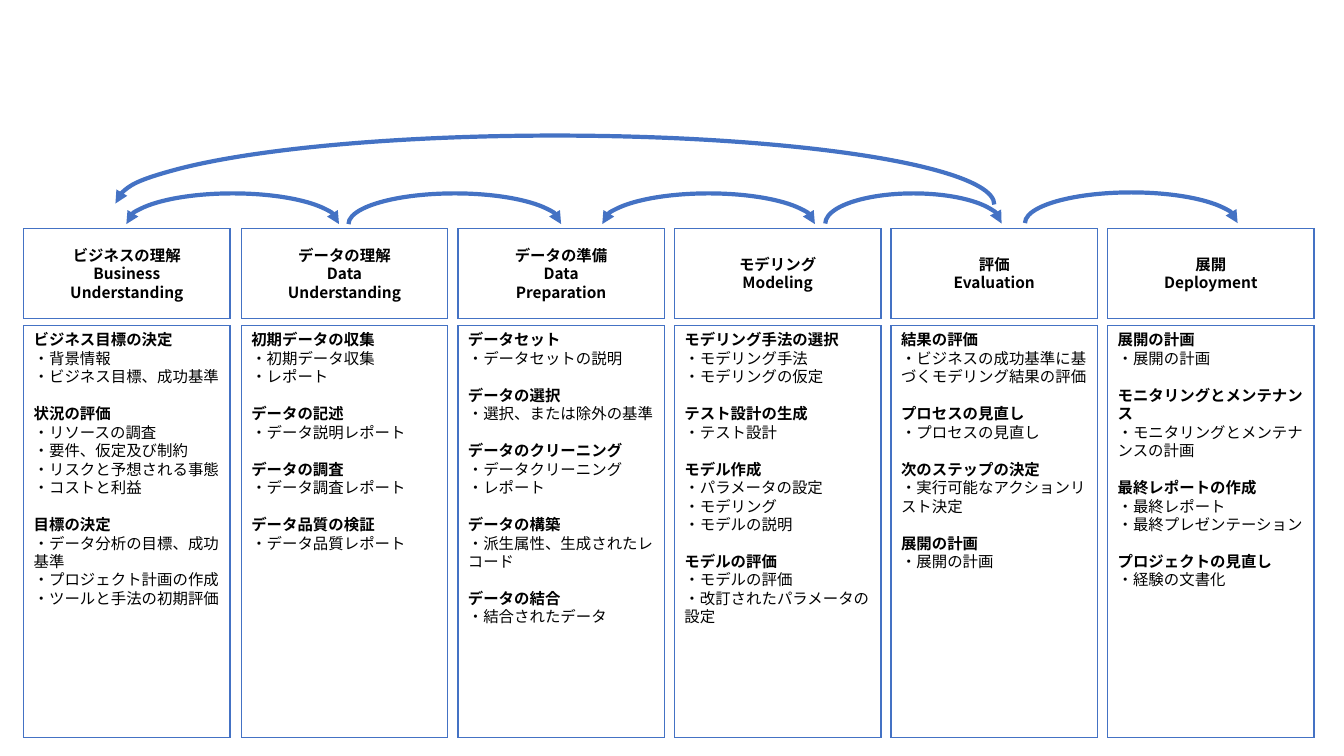
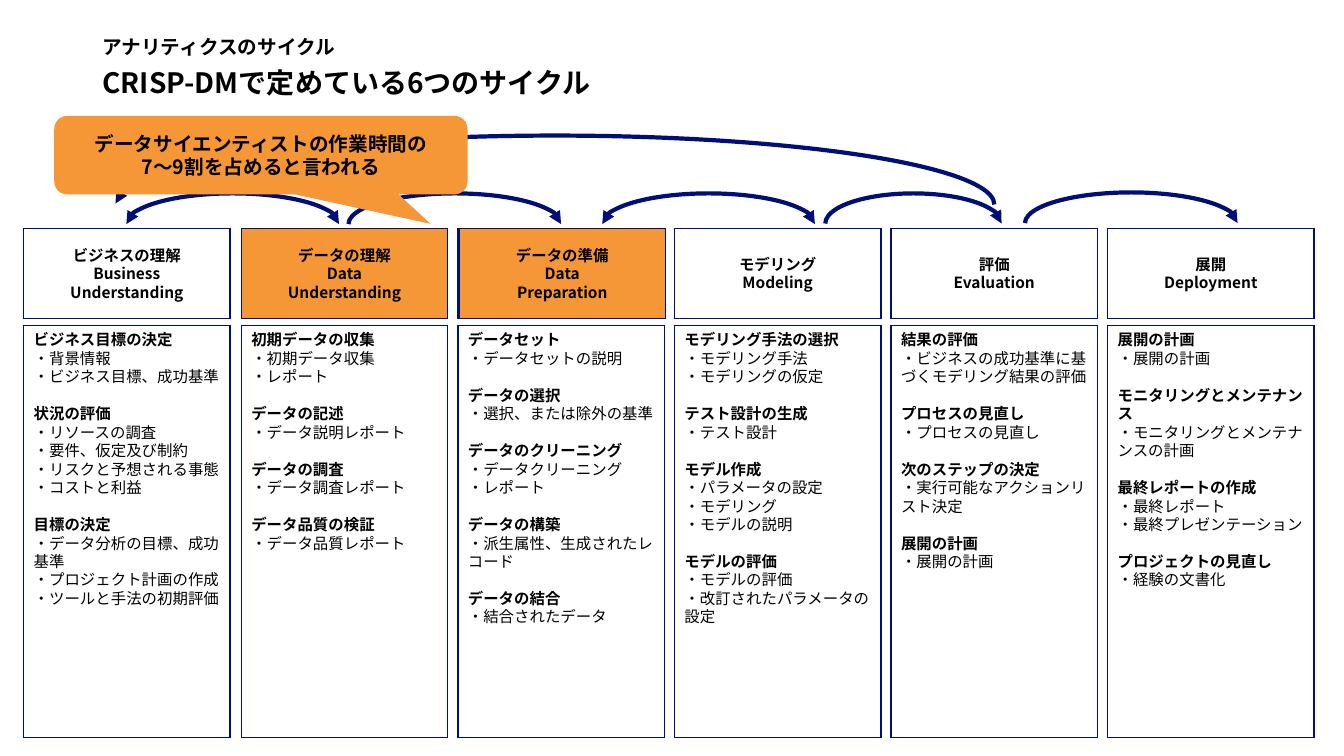
Before and after one commit to eifaookfue/RLibrary, a slide deck: slide 2 of presentation/発表構成.pptx (slide 1 before the commit). Drawn at 1344x756 pixels with LibreOffice and Linux fonts; fonts in the diff are those of the drawing. Boxes give left, top, right and bottom in pixels: in the first picture for what was removed or moved away, otherwise in the second. Text is boxed around its words. In the diff, an @@ line names an element or a change of style, - is before the commit and + after.

```diff
--- a/presentation/発表構成.pptx
+++ b/presentation/発表構成.pptx
@@ title added at (102, 38, 335, 56), 14 pt, text #000000, bold @@
+アナリティクスのサイクル
@@ text added at (102, 69, 590, 96), 20 pt, text #000000, bold @@
+CRISP-DMで定めている6つのサイクル
@@ rounded speech box added at (54, 116, 468, 195), fill #F59637, 14 pt, text #000000, bold @@
+データサイエンティストの作業時間の
+7～9割を占めると言われる
@@ outline #4472C4 3 pt to #000F78 3 pt in 6 elements at (126, 194, 339, 255), (603, 194, 816, 255), (349, 194, 562, 255), (826, 194, 1002, 254), (1025, 193, 1238, 254), (116, 136, 995, 274) @@
@@ rectangle "データの理解" at (241, 229, 448, 319): fill #FFFFFF to #F59637; outline #4472C4 1 pt to #000F78 1 pt @@
@@ rectangle added at (459, 229, 665, 319), fill #F59637, outline #000F78 1 pt, 11 pt, text #000000, bold @@
+データの準備
+Data
+Preparation
@@ outline #4472C4 1 pt to #000F78 1 pt in 11 elements at (24, 229, 231, 319), (24, 326, 231, 738), (241, 326, 448, 738), (458, 229, 664, 319), (458, 326, 664, 738), (675, 229, 881, 319), (675, 326, 881, 738), (891, 229, 1098, 319), (891, 326, 1098, 738), (1108, 229, 1315, 319), (1108, 326, 1315, 738) @@
```
Also in this commit, not shown: 9 slides added, 2 other files.
